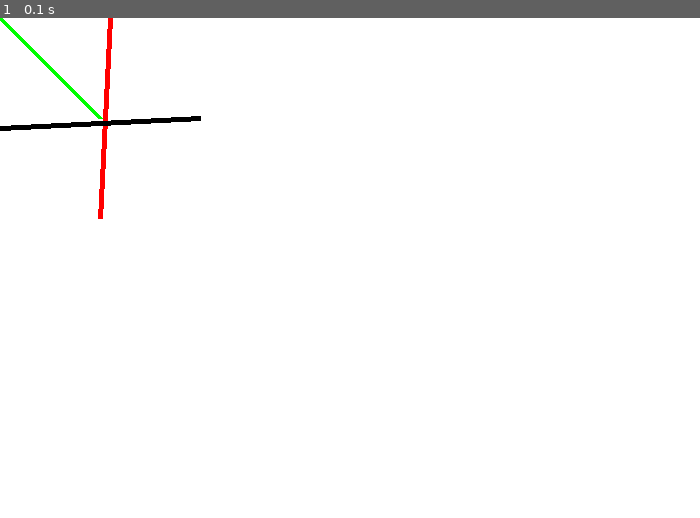
Above: before the commit, frame 1.
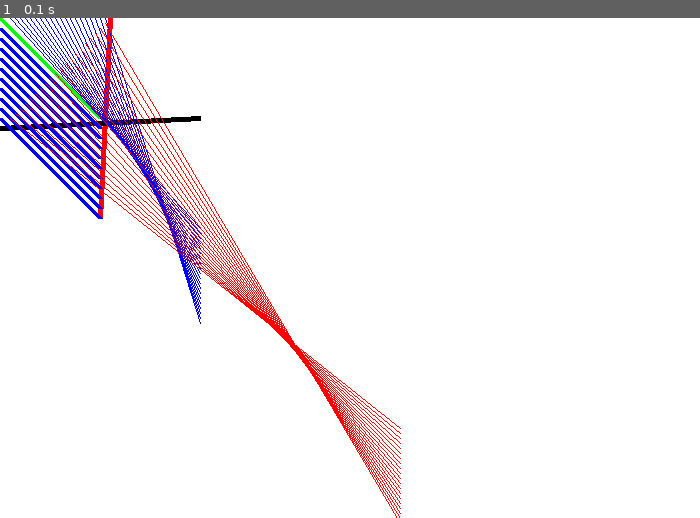
Above: after the commit, the same moment.

Repository: Majicbob/pygame-learning
Game: pygame game, started from programarcadegames.com/chapter5.py
The game is run twice, just before and just after one commit, with the same random seed, the same clock (stepped at 60 frames per second) and the same inputs.
Inputs:
- Up to frame 1 (0.1 s): no input

The runs differ from the first frame. In frame 1, 4.5% of the frame differs, in the area x 0-58%, y 0-100%.

Commit message:
more lines

Diff:
--- a/programarcadegames.com/chapter5.py
+++ b/programarcadegames.com/chapter5.py
@@ -13,6 +13,7 @@
 white    = ( 255, 255, 255)
 green    = (   0, 255,   0)
 red      = ( 255,   0,   0)
+blue     = (   0,   0, 255)
 
 pygame.init()
 
@@ -53,6 +54,15 @@
     pygame.draw.line(screen, red,   [110,0], [100,200], 5)
     pygame.draw.line(screen, black, [0,110], [200,100], 5)
 
+    for y_offset in range(0, 100, 10):
+        pygame.draw.line(screen, blue, [0, 10 + y_offset], [100, 110 + y_offset], 5)
+
+    for y_offset in range(0, 100, 5):
+        pygame.draw.line(screen, blue, [10 + y_offset, 0], [200, 210 + y_offset], 1)
+
+    for y_offset in range(0, 100, 5):
+        pygame.draw.line(screen, red, [10 + y_offset, 100 - y_offset], [400, 410 + y_offset], 1)
+
     # ALL CODE TO DRAW SHOULD GO ABOVE THIS COMMENT
 
     # Go ahead and update the screen with what we've drawn.
